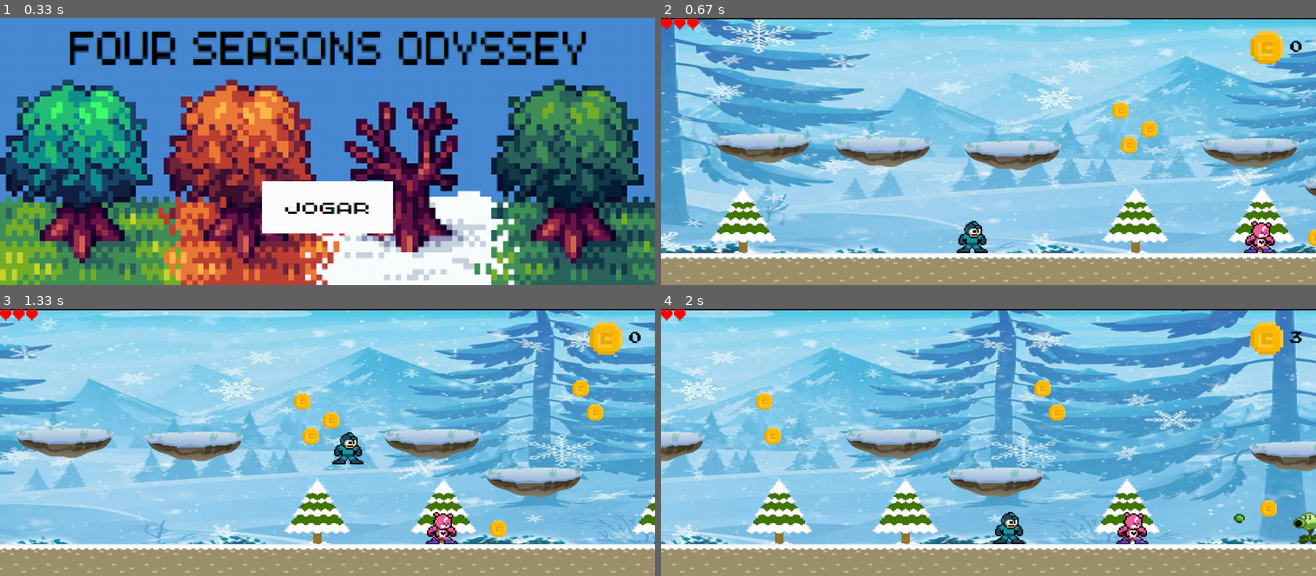
Above: before the commit, frames 1-4 (two rows, left to right).
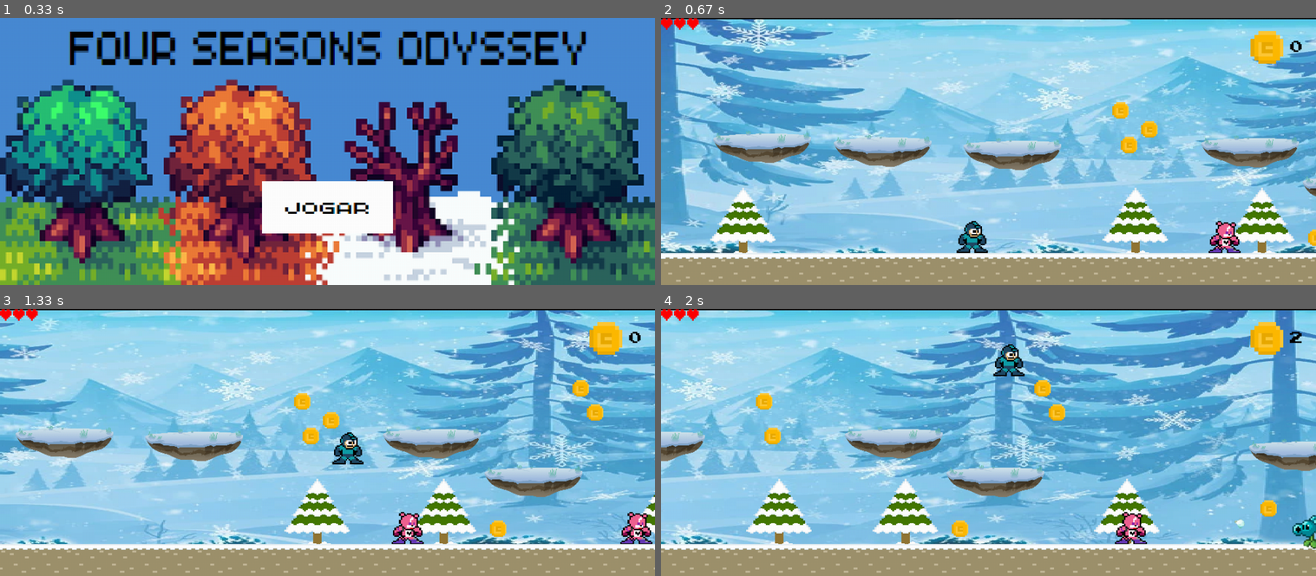
Above: after the commit, the same moments.

Repository: insper-classroom/devlife-23-1-projeto-pygame-thiago-penha-e-joao-faraco
Game: pygame game, started from docs/pygame/jogo.py
Two runs of this game, one before a commit and one after it. Both use one fixed random seed, a clock stepped at 60 frames per second and the inputs below.
Inputs (mouse positions are in pixels of both pictures, inside the frame that each line leads up to):
- Up to frame 1 (0.33 s): no input
- Up to frame 2 (0.67 s): click (988, 207) at 0.38 s
- Up to frame 3 (1.33 s): hold Right 0.67-1.13 s; hold Up from 1.17 s (still down)
- Up to frame 4 (2 s): release Up at 1.47 s; hold Right 1.5-1.97 s

Frame 1 is identical in both runs. In frame 2, 0.8% of the frame differs, in the area x 83-94%, y 75-89%; in frame 3, 1.2%; in frame 4, 1.8%, in the area x 4-100%, y 0-90%.

Commit message:
Monstro se mexendo e planta e bolinha de neve

Diff:
--- a/docs/pygame/classes.py
+++ b/docs/pygame/classes.py
@@ -4,14 +4,14 @@
 class Bolinha(pygame.sprite.Sprite):
     def __init__(self,x,y):
         pygame.sprite.Sprite.__init__(self)
-        self.image=pygame.transform.scale(pygame.image.load('docs/imagens/bolinha.png'),(20,20)).convert_alpha()
+        self.image=pygame.transform.scale(pygame.image.load('docs/imagens/bolinha de neve.png'),(20,20)).convert_alpha()
         self.rect=self.image.get_rect()
         self.rect.topleft=(x,y)
 
 class Planta(pygame.sprite.Sprite):
     def __init__(self,x,y):
         pygame.sprite.Sprite.__init__(self)
-        self.image=pygame.transform.scale(pygame.image.load('docs/imagens/Planta.png'),(50,50)).convert_alpha()
+        self.image=pygame.transform.scale(pygame.image.load('docs/imagens/Planta_neve.png'),(60,60)).convert_alpha()
         self.image=pygame.transform.flip(self.image, True, False)
         self.rect=self.image.get_rect()
         self.rect.topleft=(x,y)
@@ -70,6 +70,7 @@
             self.window.blit(self.titulo,(100,1))
         if self.contador==40:
             self.contador=0
+
 class Tela_Game_Over:
     def __init__(self,window):
         self.window = window
@@ -111,7 +112,7 @@
         self.frequenciadotiro+=0.5
         if self.frequenciadotiro%50==0:
             for planta in self.plantaGroup:
-                bolinha=Bolinha(planta.rect.x,planta.rect.y)
+                bolinha=Bolinha(planta.rect.x,planta.rect.y+10)
                 self.bolinhaGroup.add(bolinha)
         for bolinha in self.bolinhaGroup:
             bolinha.rect.x-=3
@@ -246,6 +247,7 @@
         self.tela_game_over=Tela_Game_Over(self.window)
         self.direcao=0
         self.tela_atual=0
+        self.movimentação_monstro=0
         self.inverteu = False
         self.tocou = False
         self.monstro_morre = pygame.mixer.Sound('docs/sons/MonstroMorre.wav')
@@ -309,6 +311,13 @@
                 bolinha.rect.x-=self.jogador.velocidade_x
 
         for monstro in self.tela.grupo_monstro:
+            self.movimentação_monstro+=0.05
+            if self.movimentação_monstro>=10:
+                monstro.rect.x+=2
+            else:
+                monstro.rect.x-=2
+            if self.movimentação_monstro>=20:
+                self.movimentação_monstro=0
             if monstro.rect.colliderect(self.jogador.rect):
                 self.jogador.vidas -= 1
                 monstro.kill()
Binary file added: docs/imagens/Planta_neve.png
Binary file added: docs/imagens/bolinha de neve.png
